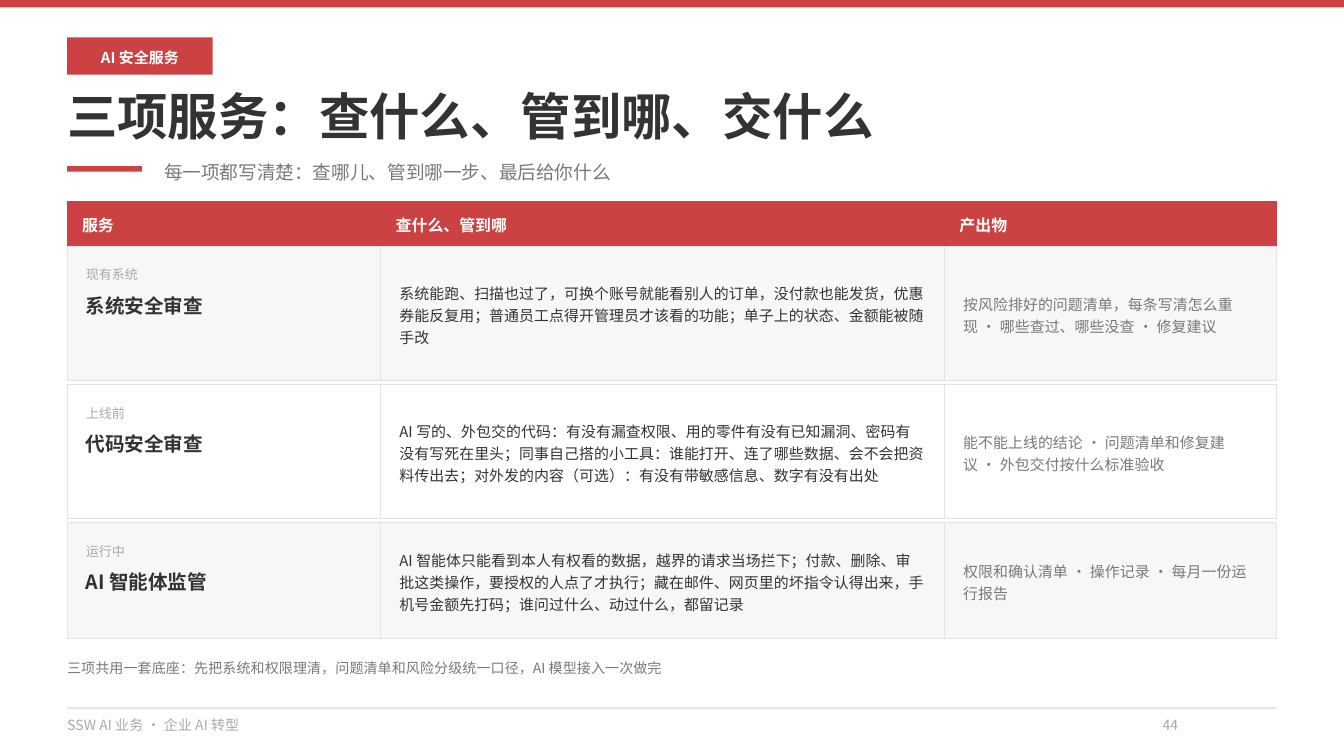
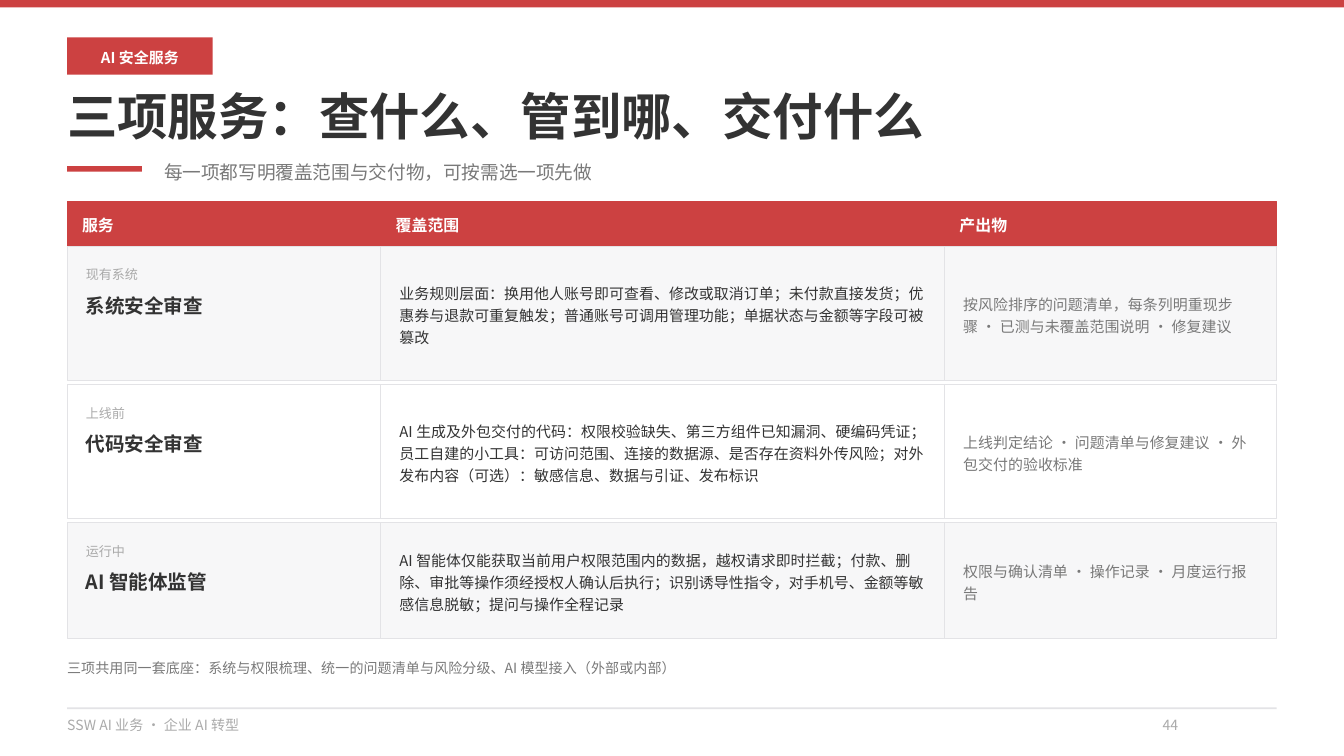
Before and after one commit to hveraus/ssw-business, a slide deck: slide 44 of SSW AI 业务_v2/SSW AI 业务_v3.pptx. Drawn at 1344x756 pixels with LibreOffice and Linux fonts; fonts in the diff are those of the drawing. Boxes give left, top, right and bottom in pixels: in the first picture for what was removed or moved away, otherwise in the second. Text is boxed around its words. In the diff, an @@ line names an element or a change of style, - is before the commit and + after.

Commit message:
P44 文案改回书面语
- 标题「三项服务：查什么、管到哪、交付什么」，副标「每一项都写明覆盖范围与交付物，可按需选一项先做」
- 表头恢复「覆盖范围」
- 三行正文改为书面表述：换用他人账号即可查看、修改或取消订单 / 未付款直接发货 / 优惠券与退款可重复触发 / 字段可被篡改；权限校验缺失、第三方组件已知漏洞、硬编码凭证；越权请求即时拦截、脱敏、全程记录
- 产出物：每条列明重现步骤 / 上线判定结论 / 月度运行报告

```diff
--- a/SSW AI 业务_v2/SSW AI 业务_v3.pptx
+++ b/SSW AI 业务_v2/SSW AI 业务_v3.pptx
@@ text at box(67, 91, 924, 140): text changed @@
-三项服务：查什么、管到哪、交什么
+三项服务：查什么、管到哪、交付什么
@@ text at box(164, 163, 592, 181): text changed @@
-每一项都写清楚：查哪儿、管到哪一步、最后给你什么
+每一项都写明覆盖范围与交付物，可按需选一项先做
@@ text at box(396, 217, 460, 233): text changed @@
-查什么、管到哪
+覆盖范围
@@ text at box(399, 286, 923, 344): text changed @@
-系统能跑、扫描也过了，可换个账号就能看别人的订单，没付款也能发货，优惠券能反复用；普通员工点得开管理员才该看的功能；单子上的状态、金额能被随手改
+业务规则层面：换用他人账号即可查看、修改或取消订单；未付款直接发货；优惠券与退款可重复触发；普通账号可调用管理功能；单据状态与金额等字段可被篡改
@@ text at box(963, 297, 1233, 333): text changed @@
-按风险排好的问题清单，每条写清怎么重现 · 哪些查过、哪些没查 · 修复建议
+按风险排序的问题清单，每条列明重现步骤 · 已测与未覆盖范围说明 · 修复建议
@@ text at box(399, 424, 925, 483): text changed @@
-AI 写的、外包交的代码：有没有漏查权限、用的零件有没有已知漏洞、密码有没有写死在里头；同事自己搭的小工具：谁能打开、连了哪些数据、会不会把资料传出去；对外发的内容（可选）：有没有带敏感信息、数字有没有出处
+AI 生成及外包交付的代码：权限校验缺失、第三方组件已知漏洞、硬编码凭证；员工自建的小工具：可访问范围、连接的数据源、是否存在资料外传风险；对外发布内容（可选）：敏感信息、数据与引证、发布标识
@@ text at box(963, 435, 1247, 471): text changed @@
-能不能上线的结论 · 问题清单和修复建议 · 外包交付按什么标准验收
+上线判定结论 · 问题清单与修复建议 · 外包交付的验收标准
@@ text at box(399, 553, 923, 612): text changed @@
-AI 智能体只能看到本人有权看的数据，越界的请求当场拦下；付款、删除、审批这类操作，要授权的人点了才执行；藏在邮件、网页里的坏指令认得出来，手机号金额先打码；谁问过什么、动过什么，都留记录
+AI 智能体仅能获取当前用户权限范围内的数据，越权请求即时拦截；付款、删除、审批等操作须经授权人确认后执行；识别诱导性指令，对手机号、金额等敏感信息脱敏；提问与操作全程记录
@@ text at box(963, 564, 1247, 600): text changed @@
-权限和确认清单 · 操作记录 · 每月一份运行报告
+权限与确认清单 · 操作记录 · 月度运行报告
@@ text at box(67, 661, 676, 674): text changed @@
-三项共用一套底座：先把系统和权限理清，问题清单和风险分级统一口径，AI 模型接入一次做完
+三项共用同一套底座：系统与权限梳理、统一的问题清单与风险分级、AI 模型接入（外部或内部）
```
Also in this commit, not shown: 1 other file.
